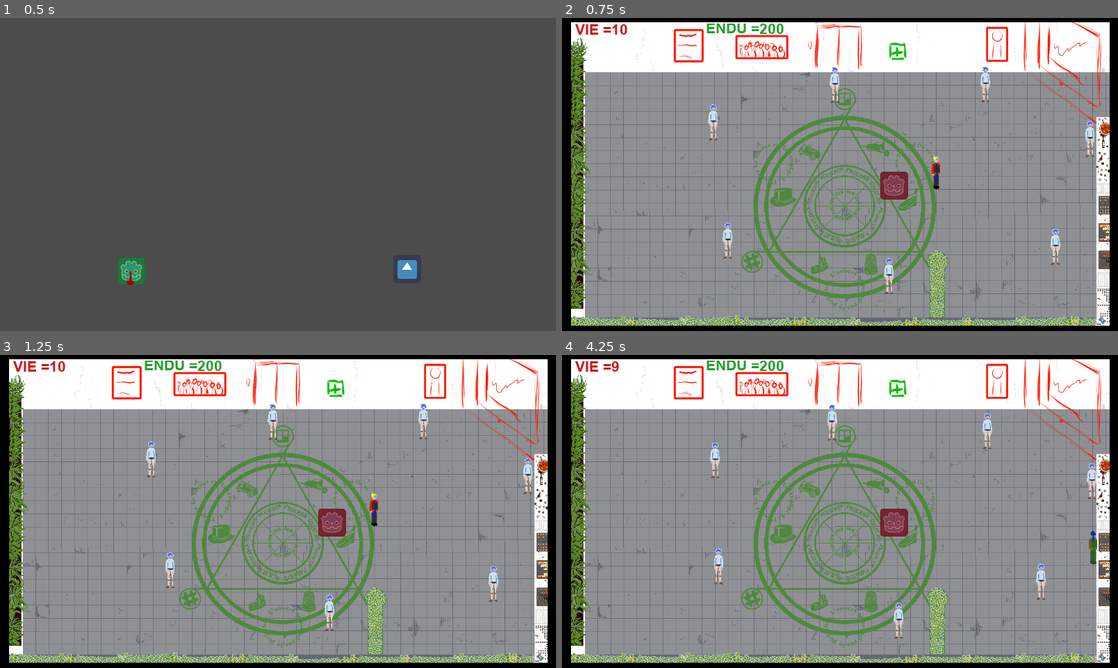
Above: before the commit, frames 1-4 (two rows, left to right).
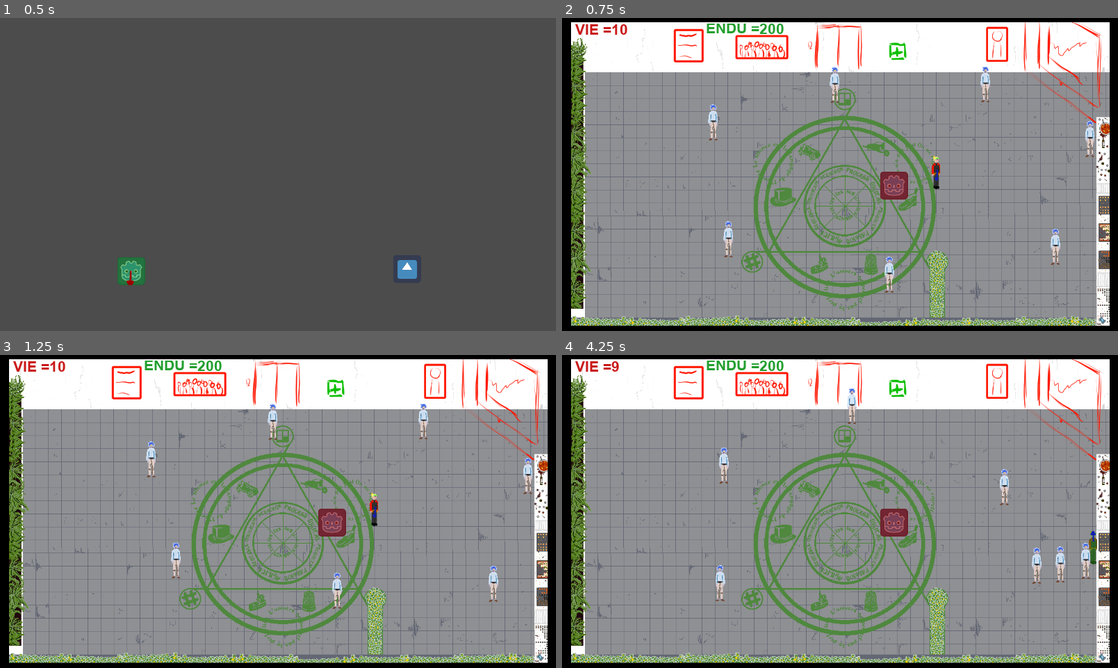
Above: after the commit, the same moments.

Repository: Ant0yne/action_concierge
Game: Godot game, scene res://Scenes/Menu.tscn
Same seed, same stepped clock (60 frames per second), same inputs: the game is played once before the commit and once after it. The engine's default icon, where the game draws it, is replaced by a stand-in: a white triangle on a blue panel in a dark square.
Inputs (mouse positions are in pixels of both pictures, inside the frame that each line leads up to):
- Up to frame 1 (0.5 s): no input
- Up to frame 2 (0.75 s): click (695, 271) at 0.5 s
- Up to frame 3 (1.25 s): no input
- Up to frame 4 (4.25 s): hold Right (ui_right) 1.28-2.03 s; hold Down (ui_down) 2.03-2.78 s; hold Right (ui_right) 2.78-3.53 s; hold Up (ui_up) from 3.53 s (still down)

Frame 1 is identical in both runs. In frame 2, 0.2% of the frame differs, in the area x 28-60%, y 64-89%; in frame 3, 0.5%; in frame 4, 1.8%, in the area x 26-97%, y 10-91%.

Commit message:
valeurs test

Diff:
--- a/Scenes/RH.tscn
+++ b/Scenes/RH.tscn
@@ -24,7 +24,7 @@
 extents = Vector2( 9.8712, 37.2865 )
 
 [sub_resource type="CircleShape2D" id=4]
-radius = 108.383
+radius = 227.71
 
 [sub_resource type="RectangleShape2D" id=5]
 extents = Vector2( 6.50002, 24.106 )
--- a/Script/Personnage.gd
+++ b/Script/Personnage.gd
@@ -8,7 +8,7 @@
 
 const TPS_INVINCIBLE = int(2)
 
-const ENDU_DASH = int(75)
+const ENDU_DASH = int(25)
 const ENDU_ATT = int(10)
 const ENDU_MARCHE = int(1)
 const ENDU_IDLE = int(2)
--- a/Script/RH.gd
+++ b/Script/RH.gd
@@ -3,8 +3,8 @@
 const RHEffetMort = preload("res://Scenes/RHEffetMort.tscn")
 
 const FORCE_RECUL = int(350)
-const ACCELERATION = int(100)
-const VIT_MAX = int(50)
+const ACCELERATION = int(300)
+const VIT_MAX = int(125)
 const FRICTION = int(600)
 const COLLISION = int(400)
 const MIN_TEMPS_DEAMBULE = int(1)
